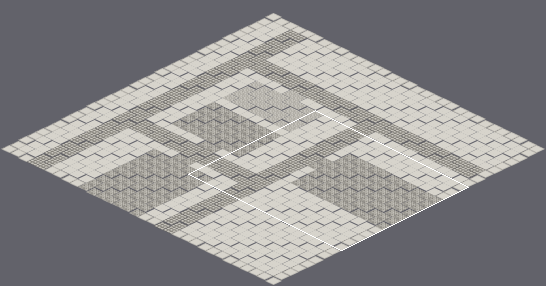
An edit to a level. Tiled map (JSON), source/assets/map/test-1.json. Above, an overview of the earlier version with the close-up marked.
Close-up. As it was:
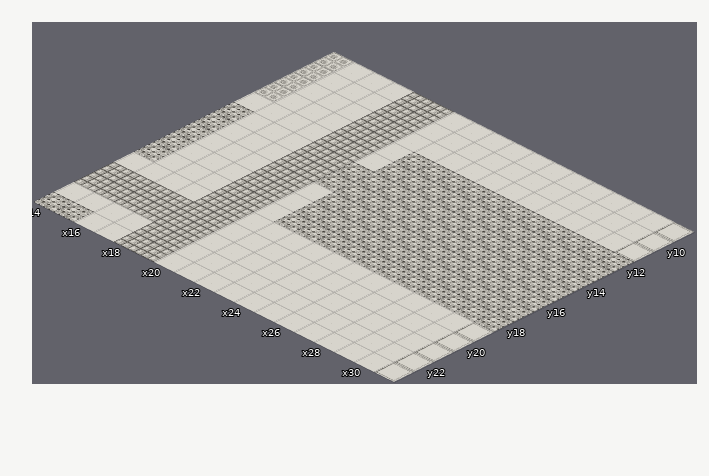
Cells are 128x64 px. Isometric: x runs down to the right, y down to the left. Shown: x 14..31, y 9..23. The commit also changed other parts of the map, which this record leaves out.
After:
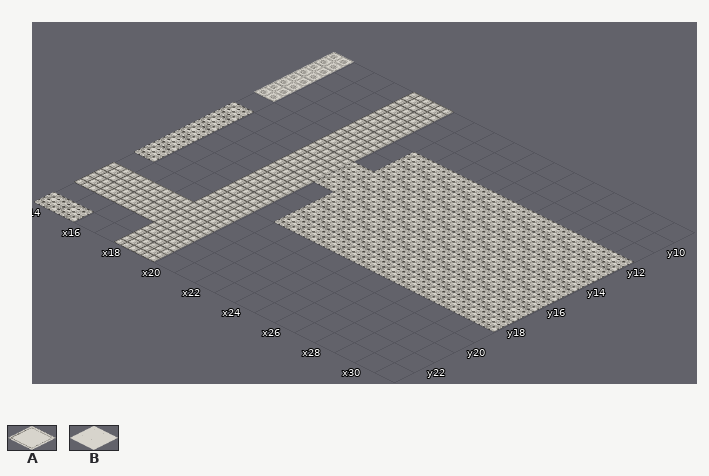
Key: from "tile-floor-table-128-64": A 0, B 4.
_ is an empty cell.
Tiles replaced or removed in this view: A, B.
The exact change:
Changed rows in their new state; . is an unchanged cell.
Layer "Floor":
first column x 14:
 9 .___..____________
10 .___..____________
11 .___..____________
12 .___.._...........
13 ____.._...........
14 .___..............
15 .___..............
16 .___.._...........
17 .___.._...........
18 .___.._...........
19 ____..____________
20 ......____________
21 ......____________
22 ____..____________
23 ..__..____________
Pixel boxes of the changes (left, top, right, bottom) in both close-ups:
removed: (54, 62, 694, 382)
